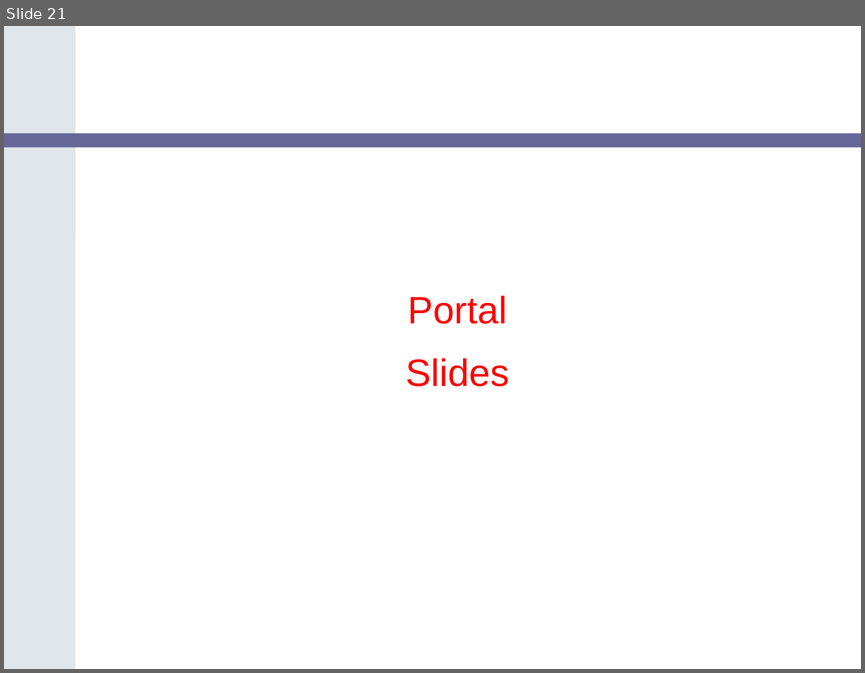
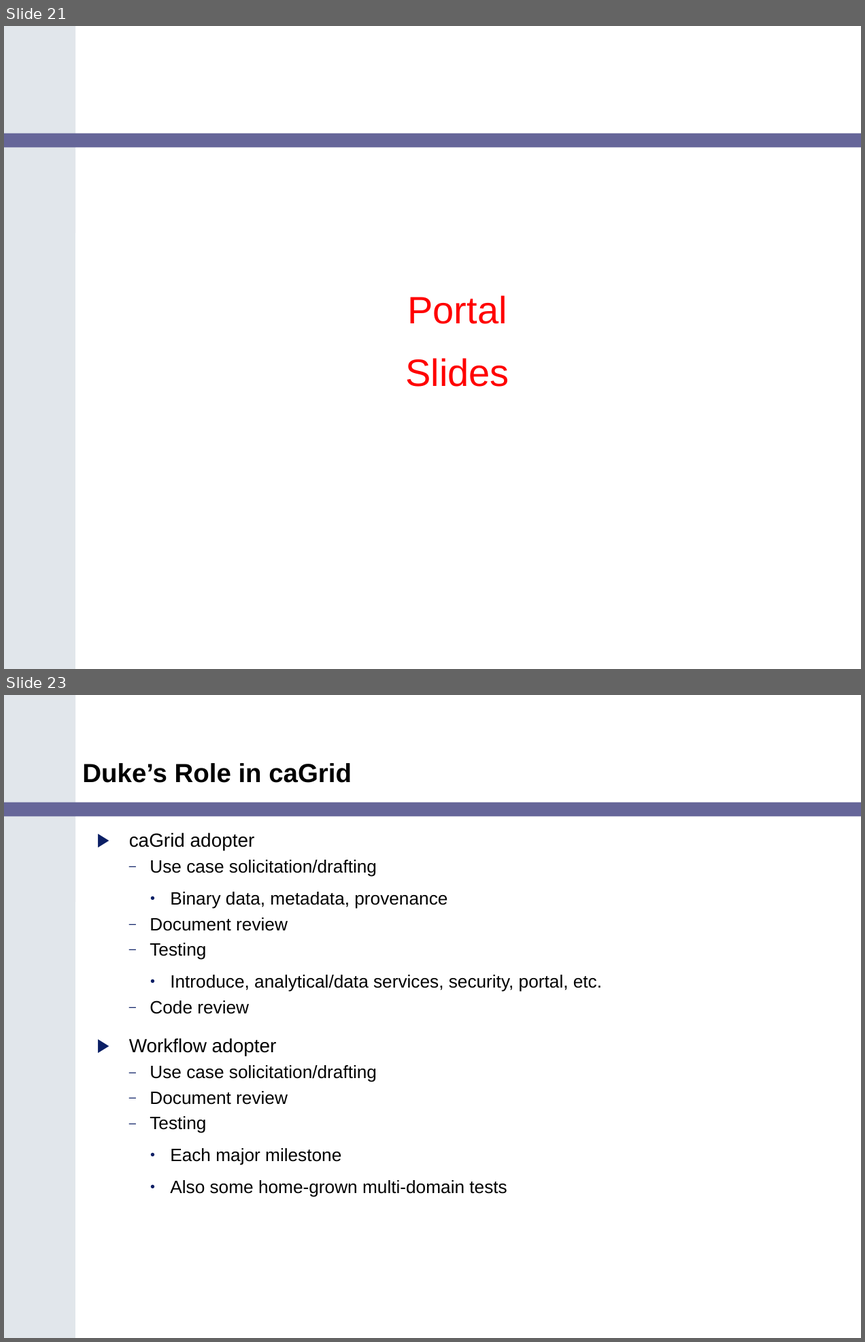
Before and after one commit to NCIP/cagrid-portal, a slide deck: cagrid-1-0/Documentation/presentations/200602_VCDE_ARCH/caGrid_Update_Arch_VCDE_Feb1.ppt. Shown one above the other, each under a label of ours: slide 21 before the commit, slides 21 and 23 after it; the slides between them are not shown. The pictures are 865x673 and 865x1342 pixels, drawn with LibreOffice and Linux fonts; fonts in the diff are those of the drawing; background and template pictures are left out. Boxes give left, top, right and bottom in pixels: in the first picture for what was removed or moved away, otherwise in the second. Text is boxed around its words. In the diff, an @@ line names an element or a change of style, - is before the commit and + after.

```diff
--- a/cagrid-1-0/Documentation/presentations/200602_VCDE_ARCH/caGrid_Update_Arch_VCDE_Feb1.ppt
+++ b/cagrid-1-0/Documentation/presentations/200602_VCDE_ARCH/caGrid_Update_Arch_VCDE_Feb1.ppt
@@ slide 23 added at [4, 695, 861, 1338], background #FFFFFF; not listed: 2 template elements that a slide beside it also shows @@
@@ title added at [82, 763, 351, 783], 22 pt, text #000000, bold @@
+Duke’s Role in caGrid
@@ text added at [129, 832, 602, 1197], 15 pt, text #000000 @@
+▶ caGrid adopter
+  – Use case solicitation/drafting
+    • Binary data, metadata, provenance
+  – Document review
+  – Testing
+    • Introduce, analytical/data services, security, portal, etc.
+  – Code review
+▶ Workflow adopter
+  – Use case solicitation/drafting
+  – Document review
+  – Testing
+    • Each major milestone
+    • Also some home-grown multi-domain tests
```
Also in this commit, not shown: 5 other slides added, 1 slide removed.
